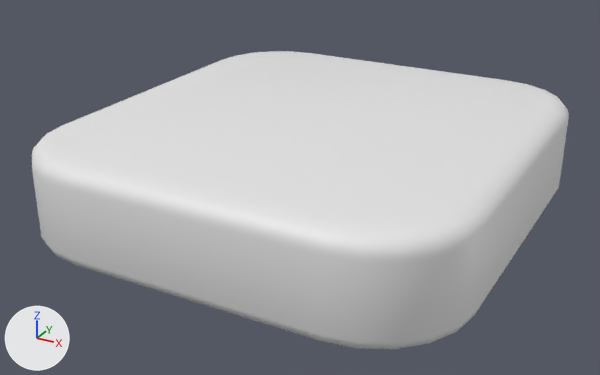
Renders of the FBX model Assets/_Conveyor/Art/Gameplay/Models/arrow_block_Jan2026_2.fbx from each side of a commit.
Both versions are drawn from a 50 mm camera at (1.81, -6.24, 1.52) aimed at (0.09, -3.11, -0.04). Arrows for +X, +Y and +Z are at lower left; the lights stay in place. The older version comes first.

Names of what the first picture shows: 'ArrowTile_Jan2'.
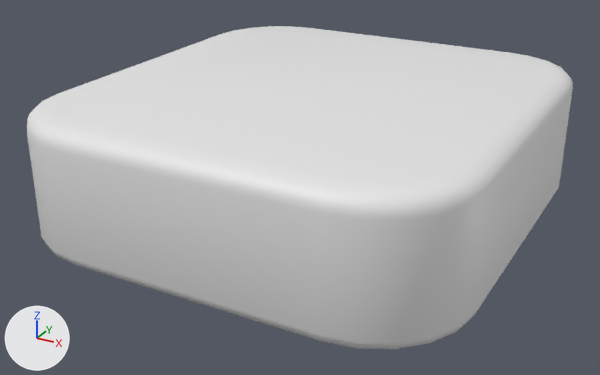
Changed parts and their boxes (x1, y1, x2, y2) in the pictures (600 x 375 px; the box of a moved part takes in the faces that stretch with it):
'ArrowTile_Jan2', reshaped (8% taller)
    before: (32, 51, 569, 349)
    after: (27, 26, 573, 349)
part 1 of me_arrowtile_jan2, moved or reshaped
    before: (32, 51, 569, 262)
    after: (27, 26, 573, 262)

The change, as a diff of the scene's bpy script:
```diff
--- a/Assets/_Conveyor/Art/Gameplay/Models/arrow_block_Jan2026_2.fbx.py
+++ b/Assets/_Conveyor/Art/Gameplay/Models/arrow_block_Jan2026_2.fbx.py
@@ me_arrowtile_jan2 @@
 # used by ob_arrowtile_jan2; location = (0.124, -3.001, 0.033)
-me_arrowtile_jan2.from_pydata(...)  # 225 vertices, 202 faces; spans x -1.0..1.0, y -1.06..1.06, z -0.2..0.25
+me_arrowtile_jan2.from_pydata(...)  # 225 vertices, 202 faces; spans x -1.0..1.0, y -1.06..1.06, z -0.2..0.4
+# me_arrowtile_jan2 part 1: all 125 vertices in x -1.0..1.0, y -1.06..1.06, z 0.17..0.25 are moved by (0.0, 0.0, 0.15)
 me_arrowtile_jan2.materials.append(mat_tile)
```
